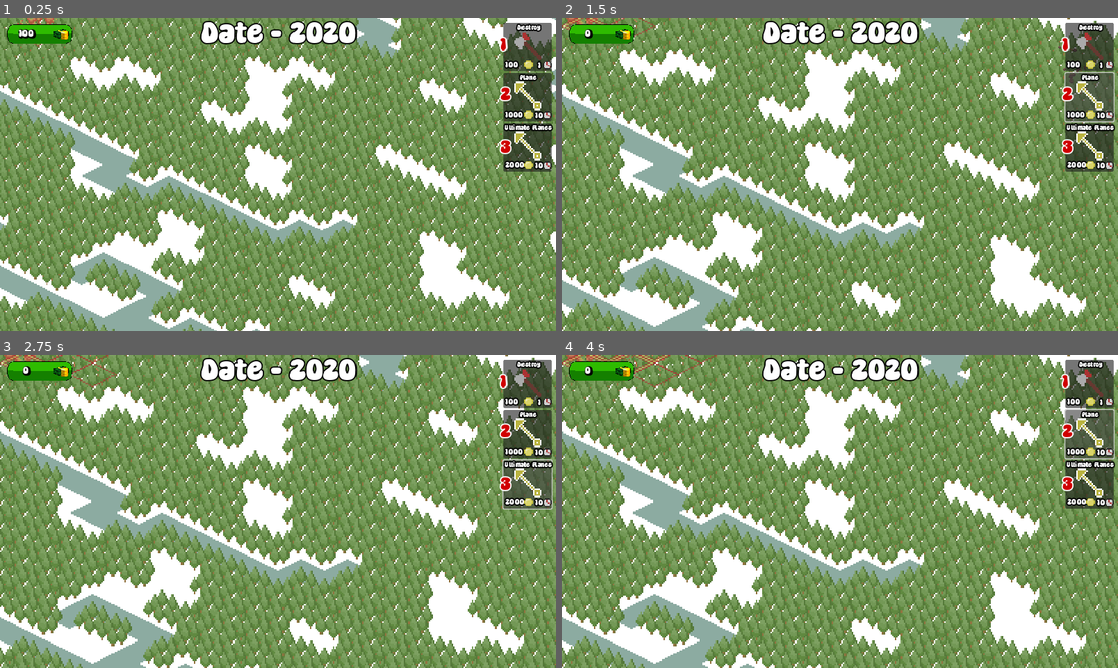
Above: before the commit, frames 1-4 (two rows, left to right).
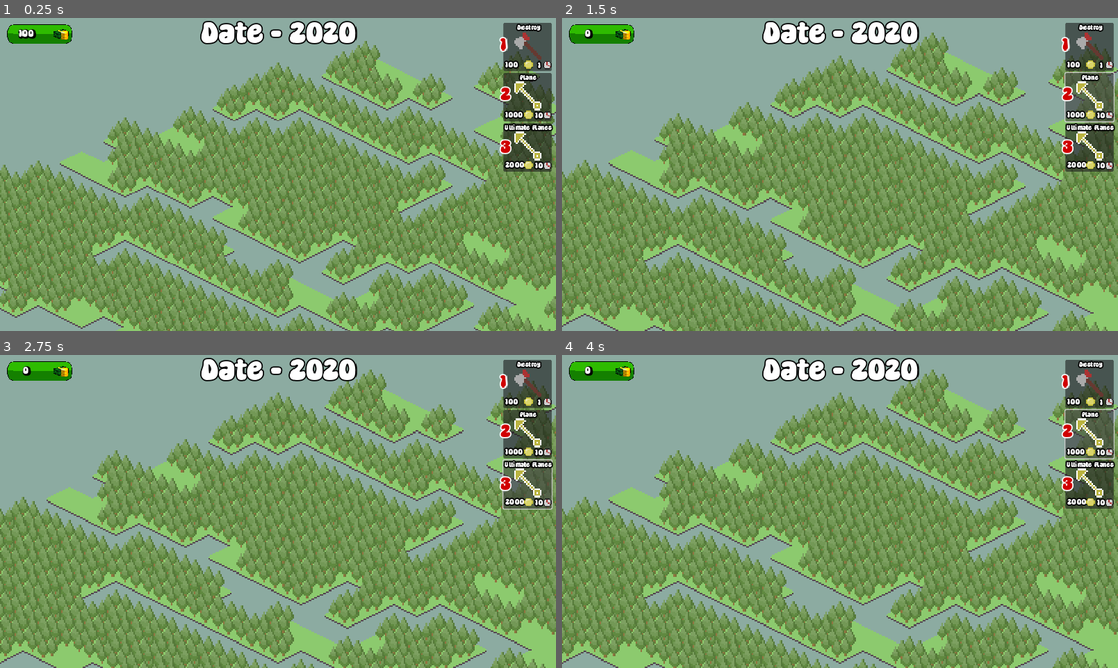
Above: after the commit, the same moments.

Repository: ManechLepage/BHX8.0
Game: Godot game, scene res://Scenes/testing1.tscn
The game is run twice, just before and just after one commit, with the same random seed, the same clock (stepped at 60 frames per second) and the same inputs.
Inputs:
- Up to frame 1 (0.25 s): no input
- Up to frame 2 (1.5 s): click "Destroy" at 0.5 s; click "Plane" at 1.25 s
- Up to frame 3 (2.75 s): click "Ultimate Planes" at 2 s
- Up to frame 4 (4 s): click "Destroy" at 2.75 s; click "Plane" at 3.5 s

The runs differ from the first frame. In frame 1, 58% of the frame differs, in the area x 0-100%, y 0-100%; in frame 2, 56%; in frame 3, 56%; in frame 4, 56%.

Commit message:
neigicleur

Diff:
--- a/bhx/Scripts/tilemap.gd
+++ b/bhx/Scripts/tilemap.gd
@@ -12,9 +12,16 @@
 @onready var ground_cover: TileMapLayer = $GroundCover
 @onready var indicators: TileMapLayer = $Indicatiors
 
+
+
 var offset: Vector2i
 
 func _ready() -> void:
+	if randi() & 1:
+		if randi() & 1:
+			if randi() & 1:
+				if randi() & 1:
+					wintermap = 4
 	params.seed = randi_range(0, 100000000000000)
 	map = generate()
 
@@ -113,11 +120,6 @@
 	for tile in indicators.get_used_cells():
 		indicators.erase_cell(tile)
 
-	if randi() & 1:
-		if randi() & 1:
-			if randi() & 1:
-				if randi() & 1:
-					wintermap = 4
 	for tile in tiles:
 		if tile.type == Gamemanager.TileType.FOREST or tile.type == Gamemanager.TileType.PLAINS:
 			atlas_coords = Vector2i(wintermap, 1)
Not shown: 1 places in bhx/Resources/Grad2.tres that only renumber resources
